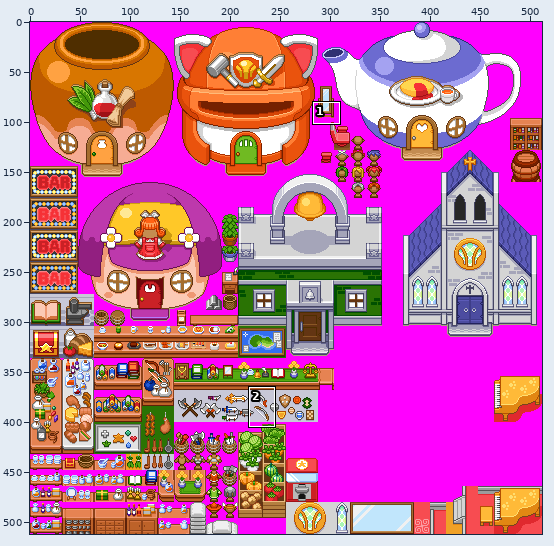
A sprite sheet gets an edit: SboGrpData/res/map03.png. Above: a wide view before the commit, with the close-up outlined.
Close-up. Before:
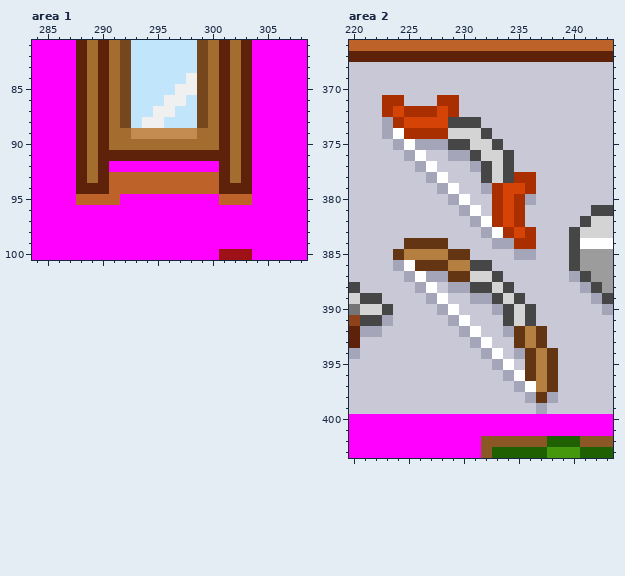
The file is 512x512 pixels. Colours within 5 levels of each other are drawn and written as one. Shown: area 1: x 284..308, y 81..100; area 2: x 220..243, y 366..403. The commit also changed other parts of the picture, which this record leaves out.
Now the later version:
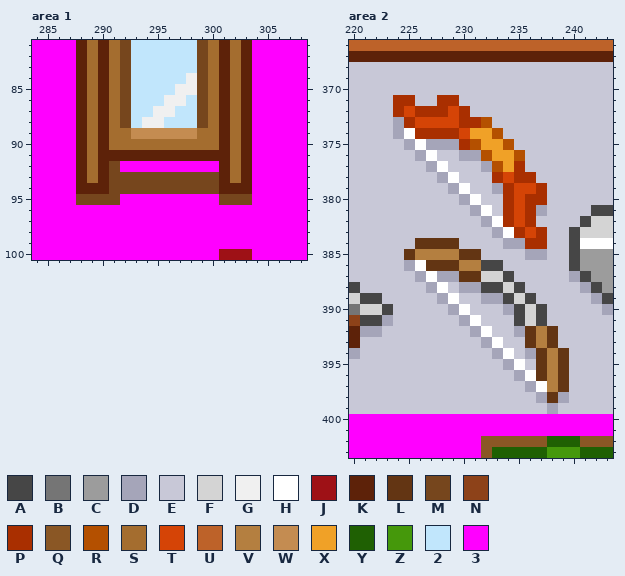
Palette (. is transparent): A #464646  B #757575  C #9c9c9c  D #a5a5b9  E #c8c8d7  F #d4d4d4  G #f0f0f0  H #ffffff  J #9e1116  K #5d2209  L #633513  M #76461d  N #8d4219  P #a92f00  Q #8a5725  R #b45000  S #a46d2f  T #d54406  U #bd6229  V #b47f40  W #c48c51  X #f0a127  Y #1f6003  Z #45980b  2 #c1e6fc  3 #ff00ff
The edit:
Changed rows in their new state; - is an unchanged pixel.
Area 1:
first column x 288:
 92 ---M------------
 93 ---MMMMMMMMMM---
 94 ---MMMMMMMMMM---
 95 MMMM---------MMM
Area 2:
first column x 223:
371 E-P--------------
372 EPT--PTP---------
373 EDP---TPPR-------
374 EDH---PTXXR------
375 -EDH--DPRXXR-----
376 --EDH-E-DRXXR----
377 ---EDH--EDRXP----
378 ----EDH--EPT-----
379 -----EDH-EDP-TP--
380 ------EDH-EPTPP--
381 -------EDHEPTPD--
382 --------EDHPTP---
383 ---------EDHPTP--
384 --E---L---E-D-P--
385 -EL---V-L---E-D--
386 -EDH--L-V-A------
387 --EDH-D-L-FA-----
388 ---EDHE-D-AFA----
389 ----EDH-E-DAFA---
390 -----EDH--EDAFA--
391 ------EDH--EAFA--
392 -------EDH-EDLVL-
393 --------EDH-ELVL-
394 ---------EDHEDLVL
395 ----------EDHELVL
396 -----------EDHLVL
397 ------------EDHVL
398 -------------EDLD
399 --------------ED-
